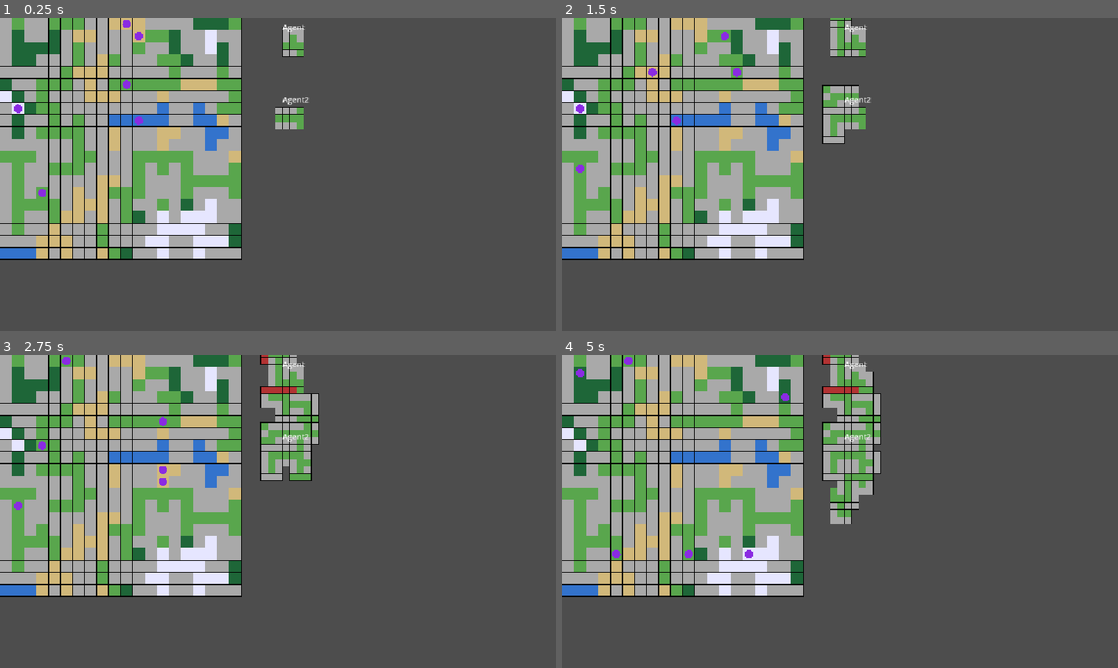
Above: before the commit, frames 1-4 (two rows, left to right).
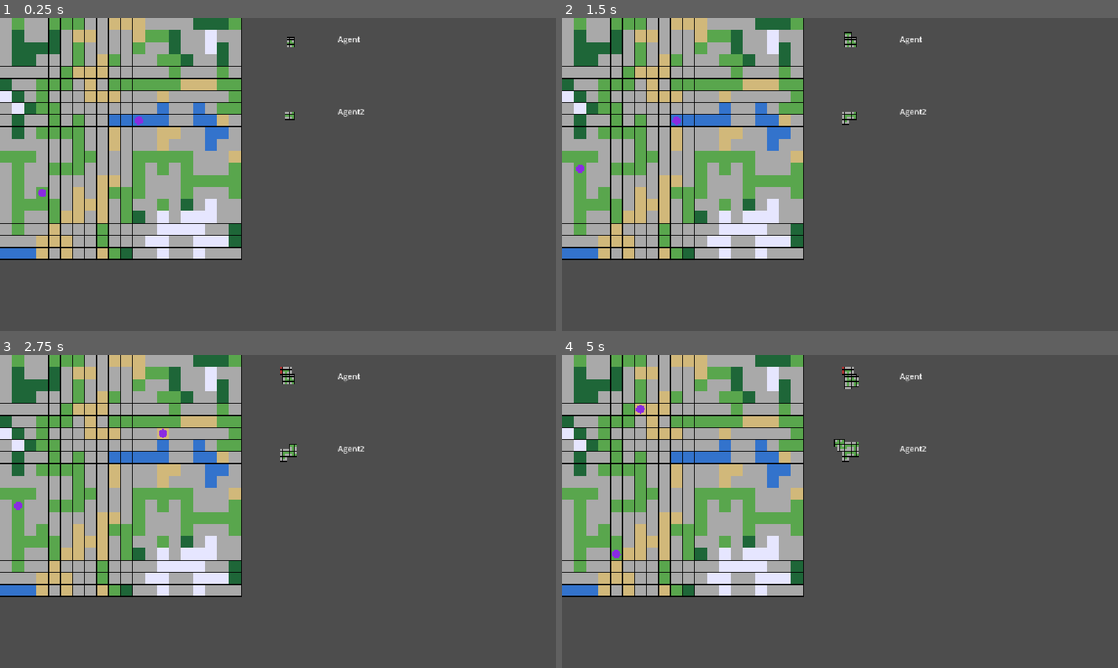
Above: after the commit, the same moments.

Repository: HugoGellida/Projet-SMA-Avanc-
Game: Godot game, scene res://node_2d.tscn
Two runs of this game, one before a commit and one after it. Both use one fixed random seed, a clock stepped at 60 frames per second and the inputs below.
Inputs:
- Up to frame 1 (0.25 s): no input
- Up to frame 2 (1.5 s): no input
- Up to frame 3 (2.75 s): no input
- Up to frame 4 (5 s): no input

The runs differ from the first frame. In frame 1, 1.0% of the frame differs, in the area x 2-66%, y 0-36%; in frame 2, 2.1%; in frame 3, 3.7%; in frame 4, 4.6%, in the area x 2-66%, y 0-65%.
Error before the commit: Cannot call method 'queue_redraw' on a null value. (res://scripts/Agent.gd:112)

Commit message:
merge fix

Diff:
--- a/node_2d.tscn
+++ b/node_2d.tscn
@@ -27,26 +27,6 @@
 vision_range = null
 communication_range = null
 
-[node name="Agent3" type="Node2D" parent="Agents" unique_id=737447801]
-script = ExtResource("3_epypp")
-vision_range = null
-communication_range = null
-
-[node name="Agent4" type="Node2D" parent="Agents" unique_id=1199647458]
-script = ExtResource("3_epypp")
-vision_range = null
-communication_range = null
-
-[node name="Agent5" type="Node2D" parent="Agents" unique_id=1073103246]
-script = ExtResource("3_epypp")
-vision_range = null
-communication_range = null
-
-[node name="Agent6" type="Node2D" parent="Agents" unique_id=2087803682]
-script = ExtResource("3_epypp")
-vision_range = null
-communication_range = null
-
 [node name="SimulationManager" type="Node2D" parent="." unique_id=506008237]
 script = ExtResource("4_0hol4")
 
--- a/scripts/AgentMapRenderer.gd
+++ b/scripts/AgentMapRenderer.gd
@@ -1,7 +1,7 @@
 extends Node2D
 class_name AgentMapRenderer
 
-@export var tile_size: int = 15
+@export var tile_size: int = 5
 
 const COLOR_UNKNOWN = Color(0.15, 0.15, 0.15)
 const COLOR_FREE = Color(0.35, 0.65, 0.3)
@@ -51,7 +51,7 @@
 
 	draw_string(
 	ThemeDB.fallback_font,
-	Vector2(-15, -25),
+	Vector2(100, 0),
 	label_text,
 	HORIZONTAL_ALIGNMENT_LEFT,
 	-1,
